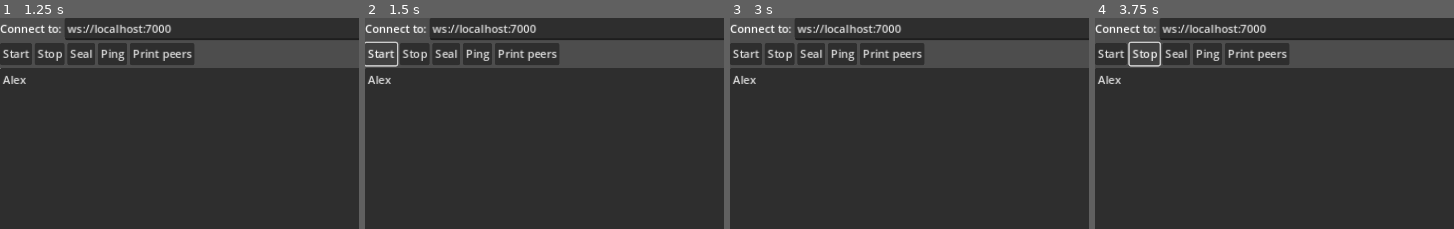
Above: before the commit, frames 1-4 (left to right).
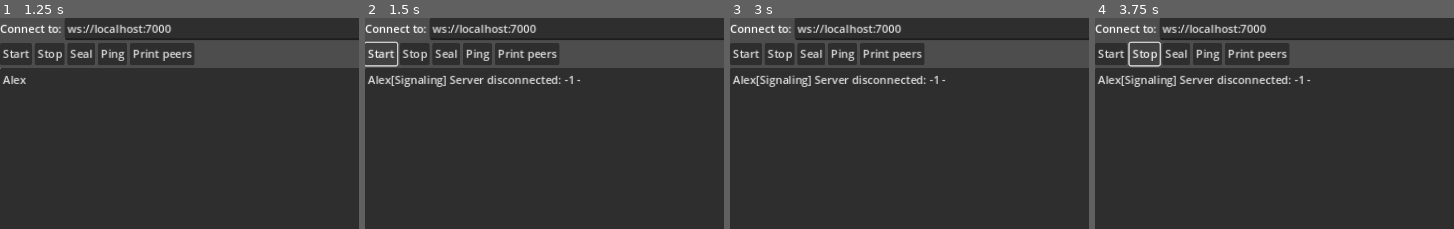
Above: after the commit, the same moments.

Repository: daoqingao/godotRTC
Game: Godot game, scene res://scene/clientScene.tscn
Two runs of this game, one before a commit and one after it. Both use one fixed random seed, a clock stepped at 60 frames per second and the inputs below.
Inputs (mouse positions are % of the whole screen's width and height, from its top left):
- Up to frame 1 (1.25 s): click (49, 55) at 0.52 s; type "Alex" at 0.6 s
- Up to frame 2 (1.5 s): click "Start" at 1.25 s
- Up to frame 3 (3 s): click "Start" at 2 s; click "Mesh" at 2.75 s
- Up to frame 4 (3.75 s): click "Stop" at 3.5 s
The pictures show only the part of the screen within x 0-50%, y 0-50%; the shares and areas given below are measured in that part.

Frame 1 is identical in both runs. In frame 2, 1.1% of the frame differs, in the area x 7-60%, y 27-33%; in frame 3, 1.1%; in frame 4, 1.1%.

Commit message:
change scene race problem fixed

Diff:
--- a/cardGame/CardGame_RPS/CardGame_RPS.gd
+++ b/cardGame/CardGame_RPS/CardGame_RPS.gd
@@ -137,10 +137,13 @@
 func _ready():
 	# print("reading, sohuld be called twice") #gets called twice thats good.....
 	Gamedata.propagateActionToGamemanager.connect(handlePropagatedAction)
+	Gamedata.propagateActionType.rpc_id(1,"playersHandleEmitHookedupREADIED",{})
 
 func _process(delta):
 	ScoreboardText.text = "You are currently: ,"+ str(Gamedata.playerId) + "Host: "+ str(RPSRPCData.score[playerTypes.HOST]) + "CLIENT: "+ str(RPSRPCData.score[playerTypes.CLIENT]) + "TIE: "+ str(RPSRPCData.score["TIE"])
 
+func test():
+	print("test herlooo@@@@@@@@@@@@@@@@@@@@@@@")
 func startGame():
 	var hostId = RPSRPCData.hostCardsId
 	var clientId =  RPSRPCData.clientCardsId
@@ -164,9 +167,9 @@
 	createCard(cardsOwnType[1],		Vector2(300,200),true,cardsOwnId[1])
 	createCard(cardsOwnType[2],	Vector2(500,200),true,cardsOwnId[2])
 func initializeCardsOnTop():
-	createCard(cardsOwnType[0],		Vector2(100,-200),false,cardsNotOwnId[0])
-	createCard(cardsOwnType[1],		Vector2(300,-200),false,cardsNotOwnId[1])
-	createCard(cardsOwnType[2],	Vector2(500,-200),false,cardsNotOwnId[2])
+	createCard(cardsNotOwnType[0],		Vector2(100,-200),false,cardsNotOwnId[0])
+	createCard(cardsNotOwnType[1],		Vector2(300,-200),false,cardsNotOwnId[1])
+	createCard(cardsNotOwnType[2],	Vector2(500,-200),false,cardsNotOwnId[2])
 
 func createCard(cardType,pos,isOwner,cardId):
 	var card = Card.instantiate()
--- a/cardGame/CardGame_RPS/CardGame_RPS.tscn
+++ b/cardGame/CardGame_RPS/CardGame_RPS.tscn
@@ -40,8 +40,10 @@
 position = Vector2(1, -80)
 
 [node name="RestartGameButton" type="Button" parent="."]
-offset_right = 8.0
-offset_bottom = 8.0
+offset_left = -439.0
+offset_top = 203.0
+offset_right = -374.0
+offset_bottom = 234.0
 text = "Restart"
 
 [connection signal="area_entered" from="CardDropArea2d" to="." method="_on_card_drop_area_2d_area_entered"]
--- a/fab/card/Card.gd
+++ b/fab/card/Card.gd
@@ -60,7 +60,7 @@
 
 # Called every frame. 'delta' is the elapsed time since the previous frame.
 func _process(delta):
-	$Label.text = (cardType  + str(cardId) + str(isOwner))
+	$Label.text = (cardType  + str(cardId) + str(isOwner) + str($CardFront/Type.text))
 	pass
 
 
--- a/fab/card/Card.tscn
+++ b/fab/card/Card.tscn
@@ -150,7 +150,6 @@
 script = ExtResource("1_ectx1")
 
 [node name="Label" type="Label" parent="."]
-visible = false
 offset_left = -53.0
 offset_top = -55.0
 offset_right = -13.0
--- a/singleton/Gamedata.gd
+++ b/singleton/Gamedata.gd
@@ -11,17 +11,27 @@
 @onready var RPSScene = preload("res://cardGame/CardGame_RPS/CardGame_RPS.tscn")
 
 func _ready():
+	#debug stuff, dont use this
+	get_tree().change_scene_to_file("res://cardGame/CardGame_RPS/CardGame_RPS.tscn")
+	#var tr = get_tree()
+	#var r = get_tree().current_scene
+	get_tree().change_scene_to_file("res://scene/clientScene.tscn")
+
 	pregeneratedSeed = randi() #this thing will ALWAYS BE THE SAME throughout the game
 
-
+var playersHandleEmitHookedup = -1
 @rpc("any_peer", "call_local")
 func propagateActionType(actionType, newRPSData):
 	if(actionType=="RESTART"):
 		startGame(newRPSData)
+	elif(actionType=="playersHandleEmitHookedupREADIED"):
+		playersHandleEmitHookedup+=1
+		print("nums amount readied updated",playersHandleEmitHookedup)
 	else:
 		propagateActionToGamemanager.emit(actionType,newRPSData)
 
 func startGame(gameType):
+
 	if(gameType=="RPS"):
 		hostStartGameInitRPSData()
 
@@ -31,20 +41,17 @@
 
 func hostStartGameInitRPSData():
 	var playerSize = peerPlayers.size()
+	playersHandleEmitHookedup = 0
 	if(playerSize != 2):
 		printerr("requires 2 players in the lobby, 2 players not detected")
 		return
-	# get_tree().root.add_child(RPSScene)
-	print("called to start game.")
 	get_tree().change_scene_to_file("res://cardGame/CardGame_RPS/CardGame_RPS.tscn")
-	#NOTE oh god this is a race condition, we must WAIT for the node to be ready and connect.... before to propagate anything.
-	#must wait for scene to hook up .connect before they can handle propagated action....
-	# i dotn know how to make this without making things extra complicated ;
-	await get_tree().create_timer(0.5).timeout
-	pregeneratedSeed = randi() #this thing will ALWAYS BE THE SAME throughout the game
+
 	if(playerId == 1):
-		#you are the host, the following should only be called once to propagate twice.
-		print("$$$$$$$$$ attempting to propagate to both here should be called once")
+		#must wait for scene to hook up .connect before they can handle propagated action....
+		while (self.playersHandleEmitHookedup!= 2):
+			await get_tree().create_timer(0.25).timeout
+		pregeneratedSeed = randi() #this thing will ALWAYS BE THE SAME throughout the game
 		propagateActionType.rpc("INIT",{
 			peerPlayers= peerPlayers,
 			pregeneratedSeed=  pregeneratedSeed
